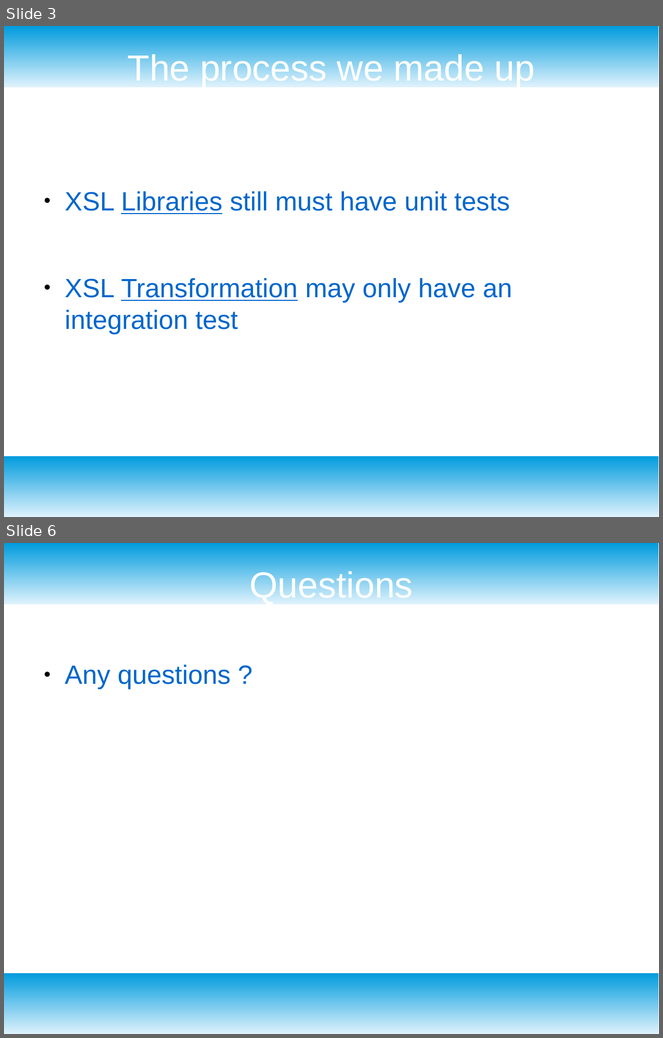
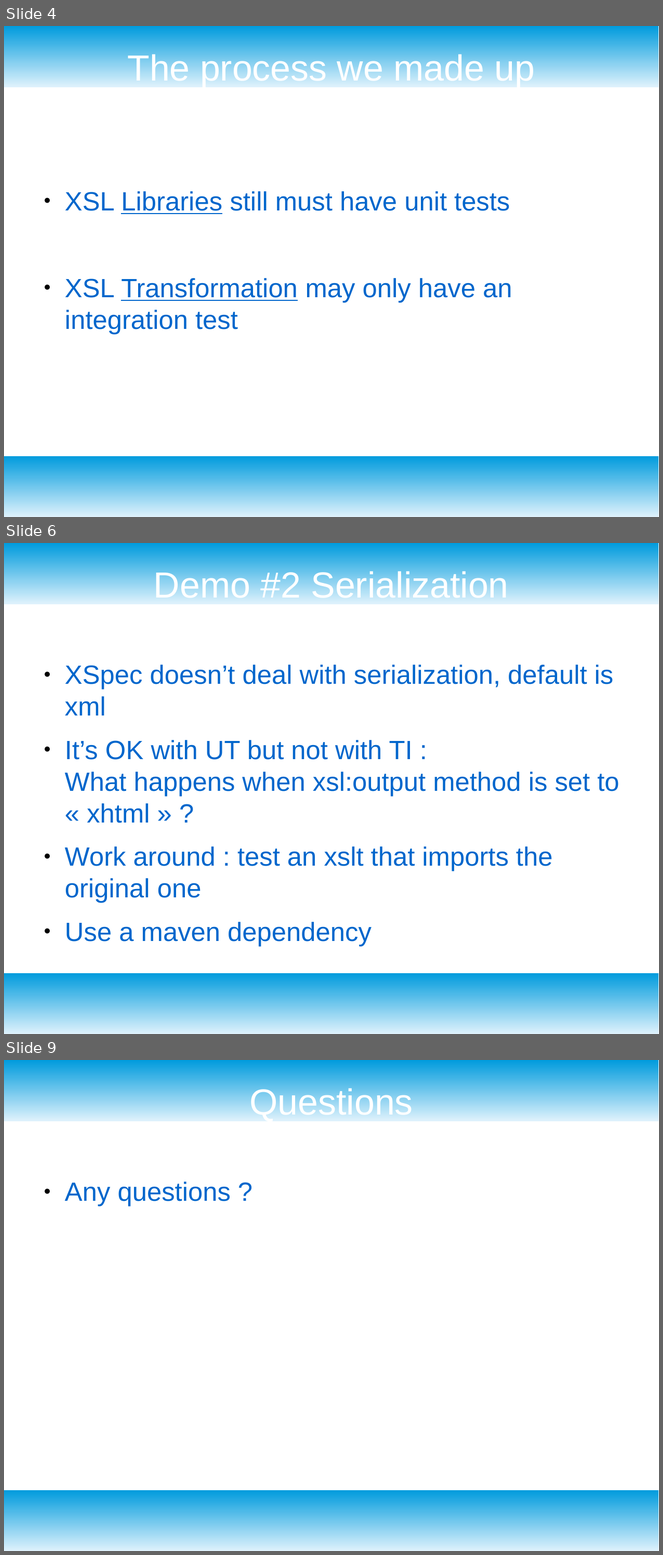
Before and after one commit to mricaud/xml-prague-2018-xspec-integration-testing, a slide deck: xml-prague-2018-xspec-user-meetup-it.odp. Shown one above the other, each under a label of ours: slides 3 and 6 before the commit, slides 4, 6 and 9 after it; the slides between them are not shown. The pictures are 663x1038 and 663x1555 pixels, drawn with LibreOffice and Linux fonts; fonts in the diff are those of the drawing; background and template pictures are left out. Boxes give left, top, right and bottom in pixels: in the first picture for what was removed or moved away, otherwise in the second. Text is boxed around its words. In the diff, an @@ line names an element or a change of style, - is before the commit and + after.

```diff
--- a/xml-prague-2018-xspec-user-meetup-it.odp
+++ b/xml-prague-2018-xspec-user-meetup-it.odp
@@ slide 6 added at (4,543,659,1034), background #FFFFFF; not listed: 2 template elements that a slide beside it also shows @@
@@ title added at (154,568,509,604), 44 pt, text #FFFFFF @@
+Demo #2 Serialization
@@ text added at (65,665,619,947), 32 pt, text #0066CC @@
+● XSpec doesn’t deal with serialization, default is xml
+● It’s OK with UT but not with TI :
+  What happens when xsl:output method is set to « xhtml » ?
+● Work around : test an xslt that imports the original one
+● Use a maven dependency
@@ what was slide 3 is now slide 4 @@
@@ what was slide 6 is now slide 9 @@
```
Also in this commit, not shown: 4 slides changed, 2 other slides added, 6 other files.
